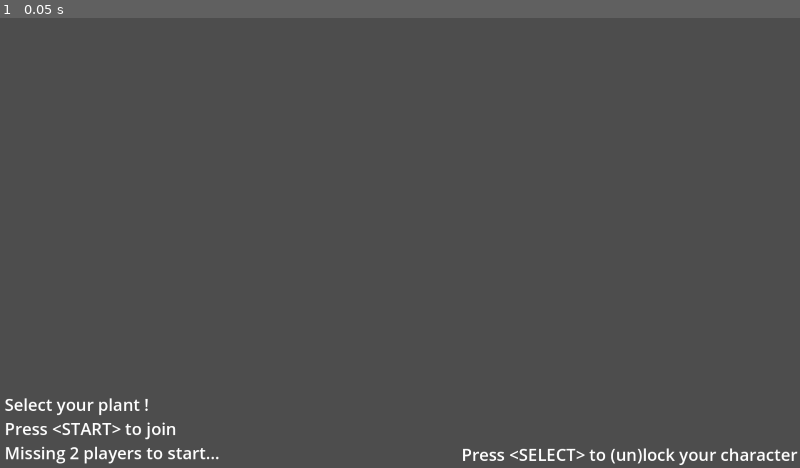
Above: before the commit, frame 1.
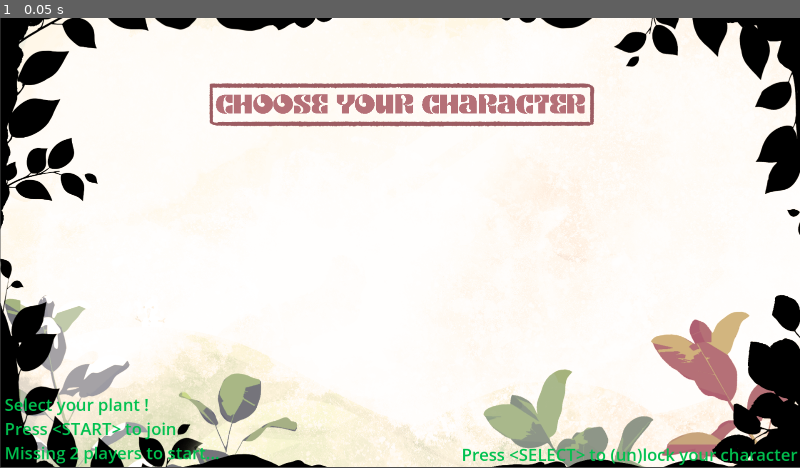
Above: after the commit, the same moment.

Repository: FablabMurat/2025GameJamCantal-2
Game: Godot game, scene res://main.tscn
The game is run twice, just before and just after one commit, with the same random seed, the same clock (stepped at 60 frames per second) and the same inputs.
Inputs:
- Up to frame 1 (0.05 s): no input

The runs differ from the first frame. In frame 1, 100% of the frame differs, in the area x 0-100%, y 0-100%.

Commit message:
feat: random season, background and music

Diff:
--- a/data/data.gd
+++ b/data/data.gd
@@ -64,3 +64,30 @@
 		Vector2(0, -70)
 	),
 }
+
+var MAP_DATA: Dictionary[String, MapData] = {
+	"mountains": MapData.new(
+		"Mountains",
+		{
+			Season.SPRING: preload("res://assets/backgrounds/seasons/spring.png"),
+			Season.SUMMER: preload("res://assets/backgrounds/seasons/summer.png"),
+			Season.AUTUMN: preload("res://assets/backgrounds/seasons/autumn.png"),
+			Season.WINTER: preload("res://assets/backgrounds/seasons/winter.png"),
+		}
+	)
+}
+
+var SEASONS_DATA: Dictionary[Season, SeasonData] = {
+	Season.SPRING: SeasonData.new(
+		preload("res://assets/sounds/spring.mp3")
+	),
+	Season.SUMMER: SeasonData.new(
+		preload("res://assets/sounds/summer.mp3")
+	),
+	Season.AUTUMN: SeasonData.new(
+		preload("res://assets/sounds/autumn.mp3")
+	),
+	Season.WINTER: SeasonData.new(
+		preload("res://assets/sounds/winter.mp3")
+	),
+}
--- /dev/null
+++ b/data/map_data.gd
@@ -0,0 +1,9 @@
+class_name MapData
+extends Object
+
+var display_name: String;
+var backgrounds: Dictionary[Data.Season, Texture];
+
+func _init(name: String, season_backgrounds: Dictionary[Data.Season, Texture]) -> void:
+	display_name = name;
+	backgrounds = season_backgrounds;
--- /dev/null
+++ b/data/season_data.gd
@@ -0,0 +1,7 @@
+class_name SeasonData
+extends Object
+
+var music: AudioStream
+
+func _init(season_music: AudioStream) -> void:
+	music = season_music;
--- a/main.gd
+++ b/main.gd
@@ -8,7 +8,6 @@
 
 signal player_join(device: int);
 signal players_ready;
-signal change_season;
 
 func _ready() -> void:
 	start_game(false);
@@ -24,6 +23,10 @@
 	$World.set_physics_process(toggle);
 	round_running = toggle;
 	if toggle:
+		current_season = Data.Season.get(Data.Season.keys().pick_random());
+		$World/Background.texture = (Data.MAP_DATA["mountains"] as MapData).backgrounds.get(current_season);
+		$World/AudioStreamPlayer.stream = Data.SEASONS_DATA[current_season].music;
+		$World/AudioStreamPlayer.play()
 		for device in DEVICES_MAP:
 			var player: Player = DEVICES_MAP[device];
 			player.init_character(Data.CHARACTERS_DATA.keys()[player.selected_character]);
@@ -72,6 +75,7 @@
 
 func add_to_selection_ui(device: int) -> void:
 	var selector := AnimatedSprite2D.new();
+	selector.scale = Vector2(0.5, 0.5);
 	var character_data: CharacterData = Data.CHARACTERS_DATA.values()[0];
 	selector.sprite_frames = character_data.sprite_frames;
 	selector.play("idle");
@@ -81,6 +85,8 @@
 	var selector_label: Label = Label.new();
 	selector_label.text = character_data.display_name;
 	selector_label.horizontal_alignment = HORIZONTAL_ALIGNMENT_CENTER;
+	selector_label.label_settings = LabelSettings.new()
+	selector_label.label_settings.font_color = Color.DARK_OLIVE_GREEN;
 	selector_label.scale = Vector2(2, 2);
 	selector.add_child(selector_label);
 	$Gui/OutFightGui/PlayerSelector.add_child(selector);
@@ -117,7 +123,7 @@
 		else:
 			((child as AnimatedSprite2D).material as ShaderMaterial).shader = null
 			label.text = "<- %s ->"%character_data.display_name;
-		child.position = Vector2(960 + ((-float(player_count)/2 + i ) * 300) + 150, 400);
+		child.position = Vector2(960 + ((-float(player_count)/2 + i ) * 300) + 150, 500);
 
 		i+=1;
 	if player_count == 0:
--- a/main.tscn
+++ b/main.tscn
@@ -1,10 +1,14 @@
-[gd_scene load_steps=4 format=3 uid="uid://4hx1coaxhep6"]
+[gd_scene load_steps=6 format=3 uid="uid://4hx1coaxhep6"]
 
 [ext_resource type="Script" uid="uid://da0kvh3kfmoh4" path="res://main.gd" id="1_q023w"]
+[ext_resource type="Texture2D" uid="uid://ptr46o0lcn3c" path="res://assets/backgrounds/character_selection_menu.png" id="2_h2yge"]
 [ext_resource type="Script" uid="uid://4liep6qopmit" path="res://world.gd" id="2_ydqov"]
 
 [sub_resource type="LabelSettings" id="LabelSettings_yqf6k"]
 font_size = 40
+font_color = Color(4.09111e-06, 0.75672, 0.309321, 1)
+
+[sub_resource type="ShaderMaterial" id="ShaderMaterial_272bh"]
 
 [node name="Main" type="Node2D"]
 script = ExtResource("1_q023w")
@@ -37,6 +41,10 @@
 offset_bottom = 1080.0
 metadata/_edit_use_anchors_ = true
 
+[node name="CharacterSelectionMenu" type="Sprite2D" parent="Gui/OutFightGui"]
+position = Vector2(961, 538)
+texture = ExtResource("2_h2yge")
+
 [node name="PlayerSelector" type="HBoxContainer" parent="Gui/OutFightGui"]
 layout_mode = 0
 offset_right = 1920.0
@@ -66,6 +74,13 @@
 position = Vector2(0, 426)
 script = ExtResource("2_ydqov")
 
+[node name="AudioStreamPlayer" type="AudioStreamPlayer" parent="World"]
+autoplay = true
+
+[node name="Background" type="Sprite2D" parent="World"]
+centered = false
+offset = Vector2(0, -424)
+
 [node name="CollisionPolygon2D" type="CollisionPolygon2D" parent="World"]
 position = Vector2(-5, 466)
 polygon = PackedVector2Array(0, 0, 588, 0, 787, 184, 0, 184)
@@ -86,4 +101,12 @@
 wait_time = 10.0
 autostart = true
 
+[node name="TransitionShaderSurface" type="ColorRect" parent="."]
+material = SubResource("ShaderMaterial_272bh")
+offset_left = -28.0
+offset_top = -21.0
+offset_right = 1936.0
+offset_bottom = 1103.0
+color = Color(0, 0, 0, 0)
+
 [connection signal="timeout" from="World/HazardTimer" to="World" method="_on_hazard_timer_timeout"]
--- a/project.godot
+++ b/project.godot
@@ -13,7 +13,9 @@
 config/name="SuperPlantBros"
 run/main_scene="res://main.tscn"
 config/features=PackedStringArray("4.4", "GL Compatibility")
+boot_splash/image="uid://bk6tt38morxg1"
 config/icon="res://icon.svg"
+boot_splash/minimum_display_time=2000
 
 [autoload]
 
--- /dev/null
+++ b/resources/shaders/burn.gdshader
@@ -0,0 +1,18 @@
+shader_type canvas_item;
+
+uniform sampler2D dissolve_texture : source_color;
+uniform float dissolve_value : hint_range(0,1);
+uniform float burn_size: hint_range(0.0, 1.0, 0.01);
+uniform vec4 burn_color: source_color;
+
+void fragment(){
+    vec4 main_texture = texture(TEXTURE, UV);
+    vec4 noise_texture = texture(dissolve_texture, UV);
+
+	float burn_size_step = burn_size * step(0.001, dissolve_value) * step(dissolve_value, 0.999);
+	float threshold = smoothstep(noise_texture.x-burn_size_step, noise_texture.x, dissolve_value);
+	float border = smoothstep(noise_texture.x, noise_texture.x + burn_size_step, dissolve_value);
+
+	COLOR.a *= threshold;
+	COLOR.rgb = mix(burn_color.rgb, main_texture.rgb, border);
+}
Binary file added: assets/backgrounds/character_selection_menu.png
Not shown, changed: assets/backgrounds/character_selection_menu.png.import
Binary file added: assets/backgrounds/main_menu.png
Not shown, added: assets/backgrounds/main_menu.png.import
Renamed: assets/backgrounds/autumn.png -> assets/backgrounds/seasons/autumn.png
Not shown, changed: assets/backgrounds/seasons/autumn.png.import
Renamed: assets/backgrounds/spring.png -> assets/backgrounds/seasons/spring.png
Not shown, changed: assets/backgrounds/seasons/spring.png.import
Renamed: assets/backgrounds/summer.png -> assets/backgrounds/seasons/summer.png
Not shown, added: assets/backgrounds/seasons/summer.png.import
Renamed: assets/backgrounds/winter.png -> assets/backgrounds/seasons/winter.png
Not shown, changed: assets/backgrounds/seasons/winter.png.import
(and 11 more such lines)
